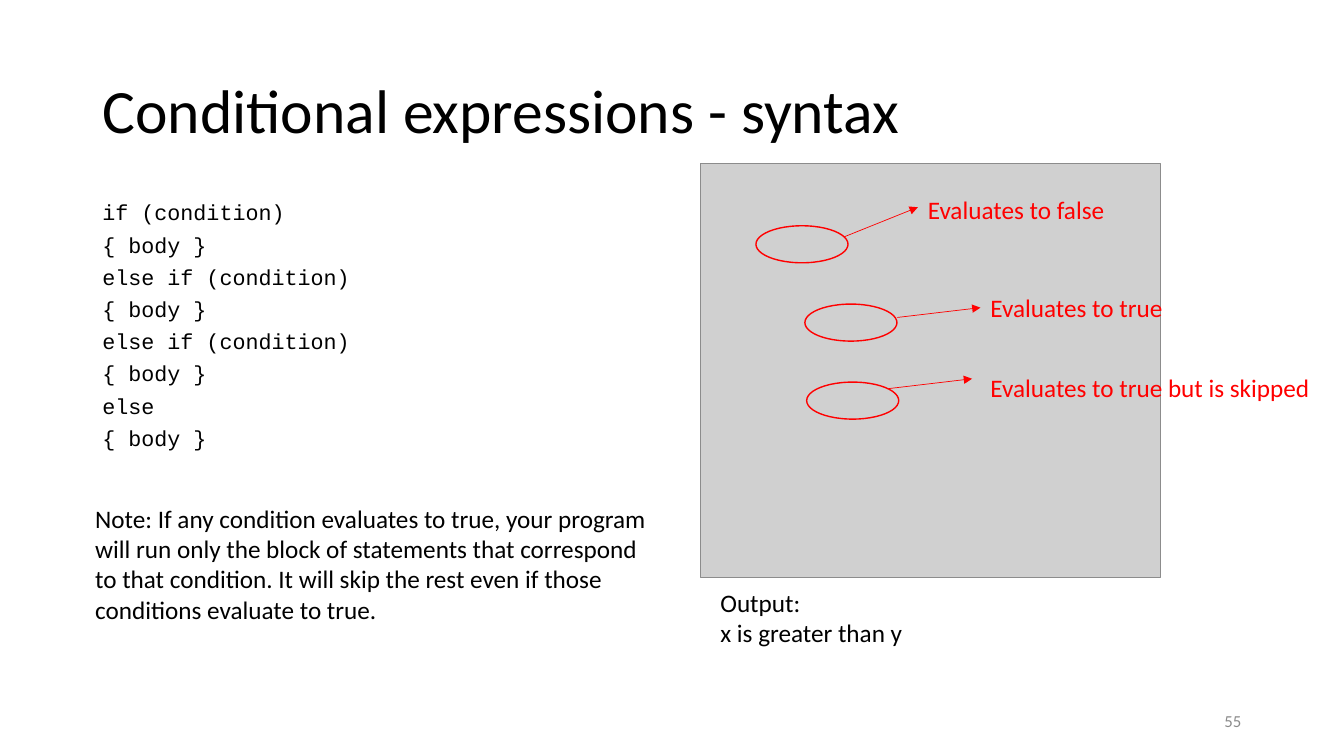
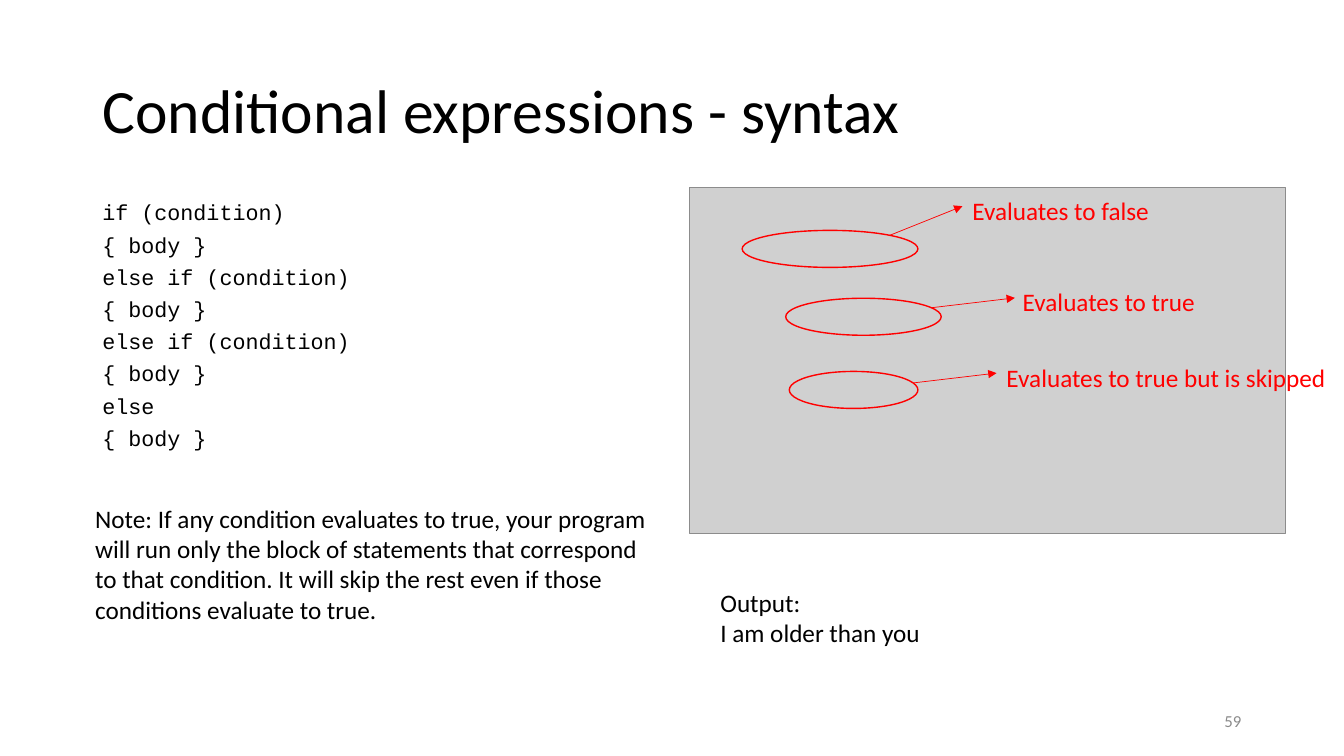
Before and after one commit to CodeIt-SADEAF/handout, a slide deck: slide 59 of Lesson1/L1_slides/L1_slides.pptx (slide 55 before the commit). Drawn at 1344x756 pixels with LibreOffice and Linux fonts; fonts in the diff are those of the drawing; grey boxes stand for pictures. Boxes give left, top, right and bottom in pixels: in the first picture for what was removed or moved away, otherwise in the second. Text is boxed around its words. In the diff, an @@ line names an element or a change of style, - is before the commit and + after.

```diff
--- a/Lesson1/L1_slides/L1_slides.pptx
+++ b/Lesson1/L1_slides/L1_slides.pptx
@@ picture: place and size @@
-picture at box(701, 163, 1160, 577)
+picture at box(690, 188, 1286, 533)
@@ arrow moved from (845, 237) - (919, 208) to (889, 236) - (963, 207) @@
@@ text "Evaluates to false": place and size @@
-text "Evaluates to false" at box(928, 201, 1104, 219)
+text "Evaluates to false" at box(972, 202, 1148, 220)
@@ ellipse: place and size @@
-ellipse at box(756, 226, 848, 263)
+ellipse at box(742, 231, 918, 268)
@@ ellipse: place and size @@
-ellipse at box(806, 304, 897, 342)
+ellipse at box(786, 298, 942, 336)
@@ arrow moved from (897, 318) - (981, 308) to (932, 308) - (1015, 298) @@
@@ text "Evaluates to true" rewrapped from box(990, 296, 1162, 323) to box(1023, 293, 1195, 311) @@
@@ text "Evaluates to true but is ...": place and size @@
-text "Evaluates to true but is ..." at box(990, 377, 1309, 404)
+text "Evaluates to true but is ..." at box(1006, 367, 1325, 394)
@@ ellipse: place and size @@
-ellipse at box(807, 382, 898, 419)
+ellipse at box(789, 371, 919, 408)
@@ arrow moved from (889, 388) - (972, 379) to (913, 383) - (997, 373) @@
@@ text at box(720, 624, 920, 646): text changed @@
-x is greater than y
+I am older than you
@@ page number at box(1224, 716, 1241, 727): text changed @@
-55
+59
```
Also in this commit, not shown: 9 other slides changed, 7 slides added, 7 other files.
